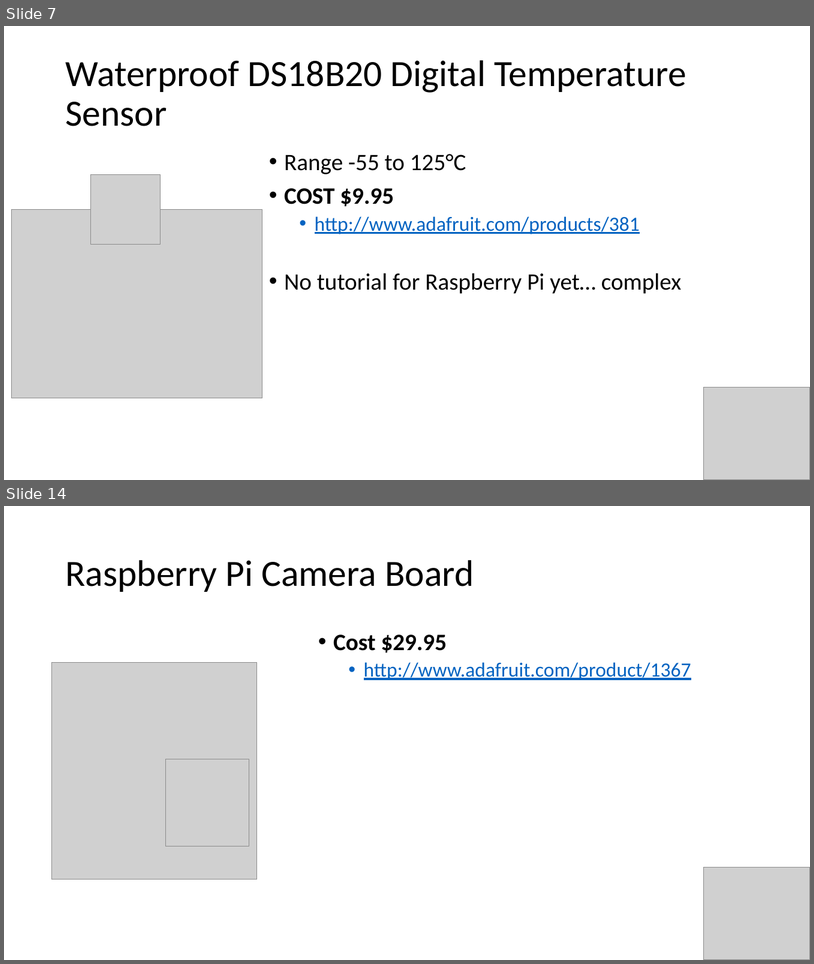
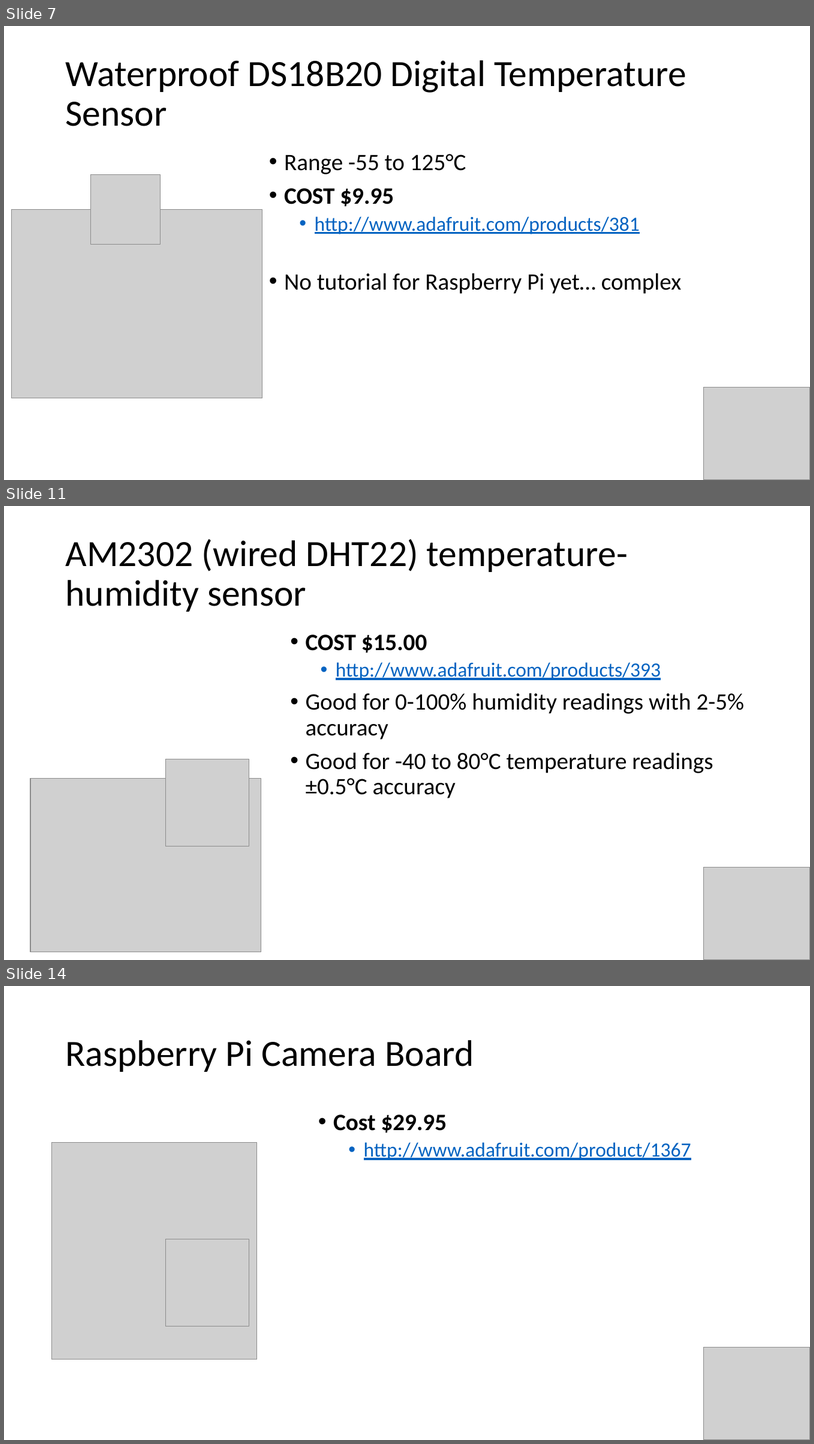
Before and after one commit to crimeprophet/CodeSaints, a slide deck: Weather Station.pptx. Shown one above the other, each under a label of ours: slides 7 and 14 before the commit, slides 7, 11 and 14 after it; the slides between them are not shown. The pictures are 814x964 and 814x1444 pixels, drawn with LibreOffice and Linux fonts; fonts in the diff are those of the drawing; grey boxes stand for pictures. Boxes give left, top, right and bottom in pixels: in the first picture for what was removed or moved away, otherwise in the second. Text is boxed around its words. In the diff, an @@ line names an element or a change of style, - is before the commit and + after.

```diff
--- a/Weather Station.pptx
+++ b/Weather Station.pptx
@@ slide 11 added at [4,506,810,960], background #FFFFFF @@
@@ title added at [65,539,628,612], 44 pt, text #000000 @@
+AM2302 (wired DHT22) temperature-humidity sensor
@@ text added at [306,634,745,798], 28 pt, text #000000 @@
+• COST $15.00
+  • http://www.adafruit.com/products/393
+• Good for 0-100% humidity readings with 2-5% accuracy
+• Good for -40 to 80°C temperature readings ±0.5°C accuracy
@@ picture added at [165,759,249,847] @@
@@ picture added at [30,778,262,951] @@
@@ picture added at [704,867,810,960] @@
```
Also in this commit, not shown: 8 slides changed, 1 other slide added, 2 slides removed.
